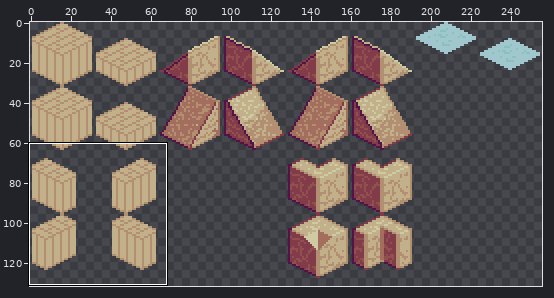
File history of a sprite sheet, Wooft/Assets/Sprites/Wooft_Isometric_Tiles_Base.png. The first picture is a wide view before the edit; the outline marks the close-up.
Close-up. Before the commit:
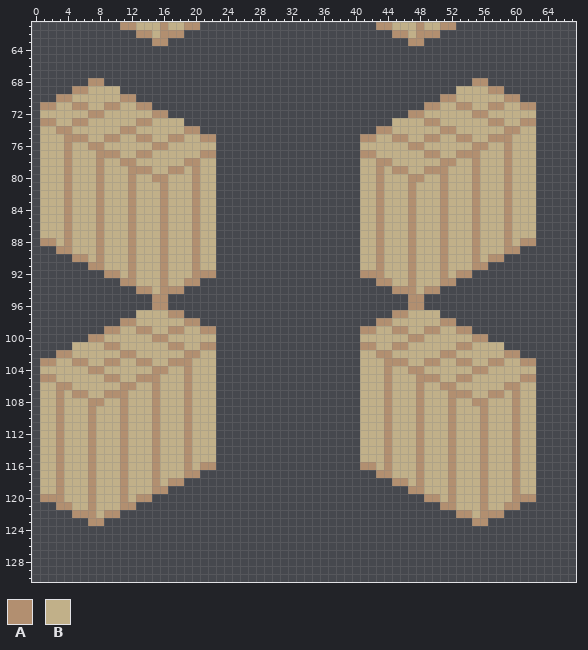
The file is 256x256 pixels. Shown: x 0..67, y 61..130. The wide view leaves out empty margins. The commit also changed other parts of the picture, which this record leaves out.
Palette (. is transparent): A #b28f70  B #c1b089
Pixels before (only the part around the change), first column x 0:
 61 ...........AABBBABBAA......................AABBBABBAA.............
 62 .............AABAAA..........................AABAAA...............
 63 ...............AA..............................AA.................
 64 ..................................................................
 65 ..................................................................
 66 ..................................................................
 67 ..................................................................
 68 .......AA..............................................AA.........
 69 .....AABBBB..........................................BBBBAA.......
 70 ...AABBBBBBAA......................................AABBBBBBAA.....
 71 .AABBAABBAABBAA..................................AABBAABBAABBAA...
 72 .BBBBBBAABBBBBBAA..............................AABBBBBBAABBBBBB...
 73 .AABBAABBBBBBAABBBB..........................BBBBAABBBBBBAABBAA...
 74 .BBAABBBBBBAABBBBBBAA......................AABBBBBBAABBBBBBAABB...
 75 .BBBAAABBAABBAABBAABBAA..................AABBAABBAABBAABBAAABBB...
 76 .BBBABBAABBBBBBAABBBBBB..................BBBBBBAABBBBBBAABBABBB...
 77 .BBBABBBAAABBAABBBBBBAA..................AABBBBBBAABBAAABBBABBB...
 78 .BBBABBBABBAABBBBBBAABB..................BBAABBBBBBAABBABBBABBB...
 79 .BBBABBBABBBAAABBAABABB..................BBABAABBAAABBBABBBABBB...
 80 .BBBABBBABBBABBAABBBABB..................BBABBBAABBABBBABBBABBB...
 81 .BBBABBBABBBABBBABBBABB..................BBABBBABBBABBBABBBABBB...
 82 .BBBABBBABBBABBBABBBABB..................BBABBBABBBABBBABBBABBB...
 83 .BBBABBBABBBABBBABBBABB..................BBABBBABBBABBBABBBABBB...
 84 .BBBABBBABBBABBBABBBABB..................BBABBBABBBABBBABBBABBB...
 85 .BBBABBBABBBABBBABBBABB..................BBABBBABBBABBBABBBABBB...
 86 .BBBABBBABBBABBBABBBABB..................BBABBBABBBABBBABBBABBB...
 87 .BBBABBBABBBABBBABBBABB..................BBABBBABBBABBBABBBABBB...
 88 .AABABBBABBBABBBABBBABB..................BBABBBABBBABBBABBBABAA...
 89 ...AABBBABBBABBBABBBABB..................BBABBBABBBABBBABBBAA.....
 90 .....AABABBBABBBABBBABB..................BBABBBABBBABBBABAA.......
 91 .......AABBBABBBABBBABB..................BBABBBABBBABBBAA.........
 92 .........AABABBBABBBAAA..................AAABBBABBBABAA...........
 93 ...........AABBBABBAA......................AABBABBBAA.............
 94 .............AABAAA..........................AAABAA...............
 95 ...............AA..............................AA.................
 96 ...............AA..............................AA.................
 97 .............BBBBAA..........................AABBBB...............
 98 ...........AABBBBBBAA......................AABBBBBBAA.............
 99 .........AABBAABBAABBAA..................AABBAABBAABBAA...........
100 .......AABBBBBBAABBBBBB..................BBBBBBAABBBBBBAA.........
101 .....BBBBAABBBBBBAABBAA..................AABBAABBBBBBAABBBB.......
102 ...AABBBBBBAABBBBBBAABB..................BBAABBBBBBAABBBBBBAA.....
103 .AABBAABBAABBAABBAAABBB..................BBBAAABBAABBAABBAABBAA...
104 .BBBBBBAABBBBBBAABBABBB..................BBBABBAABBBBBBAABBBBBB...
105 .AABBBBBBAABBAAABBBABBB..................BBBABBBAAABBAABBBBBBAA...
106 .BBAABBBBBBAABBABBBABBB..................BBBABBBABBAABBBBBBAABB...
107 .BBABAABBAAABBBABBBABBB..................BBBABBBABBBAAABBAABABB...
108 .BBABBBAABBABBBABBBABBB..................BBBABBBABBBABBAABBBABB...
109 .BBABBBABBBABBBABBBABBB..................BBBABBBABBBABBBABBBABB...
110 .BBABBBABBBABBBABBBABBB..................BBBABBBABBBABBBABBBABB...
111 .BBABBBABBBABBBABBBABBB..................BBBABBBABBBABBBABBBABB...
112 .BBABBBABBBABBBABBBABBB..................BBBABBBABBBABBBABBBABB...
113 .BBABBBABBBABBBABBBABBB..................BBBABBBABBBABBBABBBABB...
114 .BBABBBABBBABBBABBBABBB..................BBBABBBABBBABBBABBBABB...
115 .BBABBBABBBABBBABBBABBB..................BBBABBBABBBABBBABBBABB...
116 .BBABBBABBBABBBABBBABAA..................AABABBBABBBABBBABBBABB...
117 .BBABBBABBBABBBABBBAA......................AABBBABBBABBBABBBABB...
118 .BBABBBABBBABBBABAA..........................AABABBBABBBABBBABB...
119 .BBABBBABBBABBBAA..............................AABBBABBBABBBABB...
120 .AAABBBABBBABAA..................................AABABBBABBBAAA...
121 ...AABBABBBAA......................................AABBBABBAA.....
122 .....AAABAA..........................................AABAAA.......
123 .......AA..............................................AA.........
124 ..................................................................
125 ..................................................................
126 ..................................................................
New version:
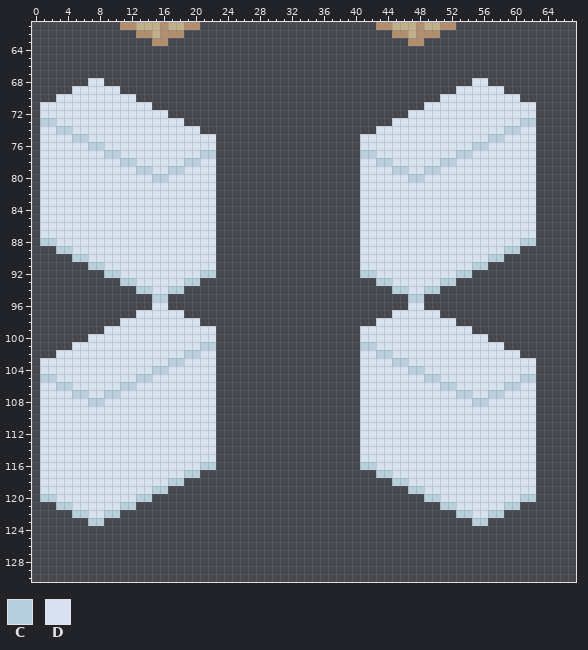
Colours new in this view: C #b8d0dd  D #d7e1ef
Edits made:
Changed rows in their new state; - is an unchanged pixel.
first column x 1:
 68 ------DD----------------------------------------------DD------
 69 ----DDDDDD------------------------------------------DDDDDD----
 70 --DDDDDDDDDD--------------------------------------DDDDDDDDDD--
 71 DDDDDDDDDDDDDD----------------------------------DDDDDDDDDDDDDD
 72 DDDDDDDDDDDDDDDD------------------------------DDDDDDDDDDDDDDDD
 73 CCDDDDDDDDDDDDDDDD--------------------------DDDDDDDDDDDDDDDDCC
 74 DDCCDDDDDDDDDDDDDDDD----------------------DDDDDDDDDDDDDDDDCCDD
 75 DDDDCCDDDDDDDDDDDDDDDD------------------DDDDDDDDDDDDDDDDCCDDDD
 76 DDDDDDCCDDDDDDDDDDDDDD------------------DDDDDDDDDDDDDDCCDDDDDD
 77 DDDDDDDDCCDDDDDDDDDDCC------------------CCDDDDDDDDDDCCDDDDDDDD
 78 DDDDDDDDDDCCDDDDDDCCDD------------------DDCCDDDDDDCCDDDDDDDDDD
 79 DDDDDDDDDDDDCCDDCCDDDD------------------DDDDCCDDCCDDDDDDDDDDDD
 80 DDDDDDDDDDDDDDCCDDDDDD------------------DDDDDDCCDDDDDDDDDDDDDD
 81 DDDDDDDDDDDDDDDDDDDDDD------------------DDDDDDDDDDDDDDDDDDDDDD
 82 DDDDDDDDDDDDDDDDDDDDDD------------------DDDDDDDDDDDDDDDDDDDDDD
 83 DDDDDDDDDDDDDDDDDDDDDD------------------DDDDDDDDDDDDDDDDDDDDDD
 84 DDDDDDDDDDDDDDDDDDDDDD------------------DDDDDDDDDDDDDDDDDDDDDD
 85 DDDDDDDDDDDDDDDDDDDDDD------------------DDDDDDDDDDDDDDDDDDDDDD
 86 DDDDDDDDDDDDDDDDDDDDDD------------------DDDDDDDDDDDDDDDDDDDDDD
 87 DDDDDDDDDDDDDDDDDDDDDD------------------DDDDDDDDDDDDDDDDDDDDDD
 88 CCDDDDDDDDDDDDDDDDDDDD------------------DDDDDDDDDDDDDDDDDDDDCC
 89 --CCDDDDDDDDDDDDDDDDDD------------------DDDDDDDDDDDDDDDDDDCC--
 90 ----CCDDDDDDDDDDDDDDDD------------------DDDDDDDDDDDDDDDDCC----
 91 ------CCDDDDDDDDDDDDDD------------------DDDDDDDDDDDDDDCC------
 92 --------CCDDDDDDDDDDCC------------------CCDDDDDDDDDDCC--------
 93 ----------CCDDDDDDCC----------------------CCDDDDDDCC----------
 94 ------------CCDDCC--------------------------CCDDCC------------
 95 --------------CC------------------------------CC--------------
 96 --------------DD------------------------------DD--------------
 97 ------------DDDDDD--------------------------DDDDDD------------
 98 ----------DDDDDDDDDD----------------------DDDDDDDDDD----------
 99 --------DDDDDDDDDDDDDD------------------DDDDDDDDDDDDDD--------
100 ------DDDDDDDDDDDDDDDD------------------DDDDDDDDDDDDDDDD------
101 ----DDDDDDDDDDDDDDDDCC------------------CCDDDDDDDDDDDDDDDD----
102 --DDDDDDDDDDDDDDDDCCDD------------------DDCCDDDDDDDDDDDDDDDD--
103 DDDDDDDDDDDDDDDDCCDDDD------------------DDDDCCDDDDDDDDDDDDDDDD
104 DDDDDDDDDDDDDDCCDDDDDD------------------DDDDDDCCDDDDDDDDDDDDDD
105 CCDDDDDDDDDDCCDDDDDDDD------------------DDDDDDDDCCDDDDDDDDDDCC
106 DDCCDDDDDDCCDDDDDDDDDD------------------DDDDDDDDDDCCDDDDDDCCDD
107 DDDDCCDDCCDDDDDDDDDDDD------------------DDDDDDDDDDDDCCDDCCDDDD
108 DDDDDDCCDDDDDDDDDDDDDD------------------DDDDDDDDDDDDDDCCDDDDDD
109 DDDDDDDDDDDDDDDDDDDDDD------------------DDDDDDDDDDDDDDDDDDDDDD
110 DDDDDDDDDDDDDDDDDDDDDD------------------DDDDDDDDDDDDDDDDDDDDDD
111 DDDDDDDDDDDDDDDDDDDDDD------------------DDDDDDDDDDDDDDDDDDDDDD
112 DDDDDDDDDDDDDDDDDDDDDD------------------DDDDDDDDDDDDDDDDDDDDDD
113 DDDDDDDDDDDDDDDDDDDDDD------------------DDDDDDDDDDDDDDDDDDDDDD
114 DDDDDDDDDDDDDDDDDDDDDD------------------DDDDDDDDDDDDDDDDDDDDDD
115 DDDDDDDDDDDDDDDDDDDDDD------------------DDDDDDDDDDDDDDDDDDDDDD
116 DDDDDDDDDDDDDDDDDDDDCC------------------CCDDDDDDDDDDDDDDDDDDDD
117 DDDDDDDDDDDDDDDDDDCC----------------------CCDDDDDDDDDDDDDDDDDD
118 DDDDDDDDDDDDDDDDCC--------------------------CCDDDDDDDDDDDDDDDD
119 DDDDDDDDDDDDDDCC------------------------------CCDDDDDDDDDDDDDD
120 CCDDDDDDDDDDCC----------------------------------CCDDDDDDDDDDCC
121 --CCDDDDDDCC--------------------------------------CCDDDDDDCC--
122 ----CCDDCC------------------------------------------CCDDCC----
123 ------CC----------------------------------------------CC------
Where, in picture pixels (left, top, right, bottom), the same in both close-ups:
changed: (40, 78, 216, 526)
changed: (360, 78, 536, 526)
